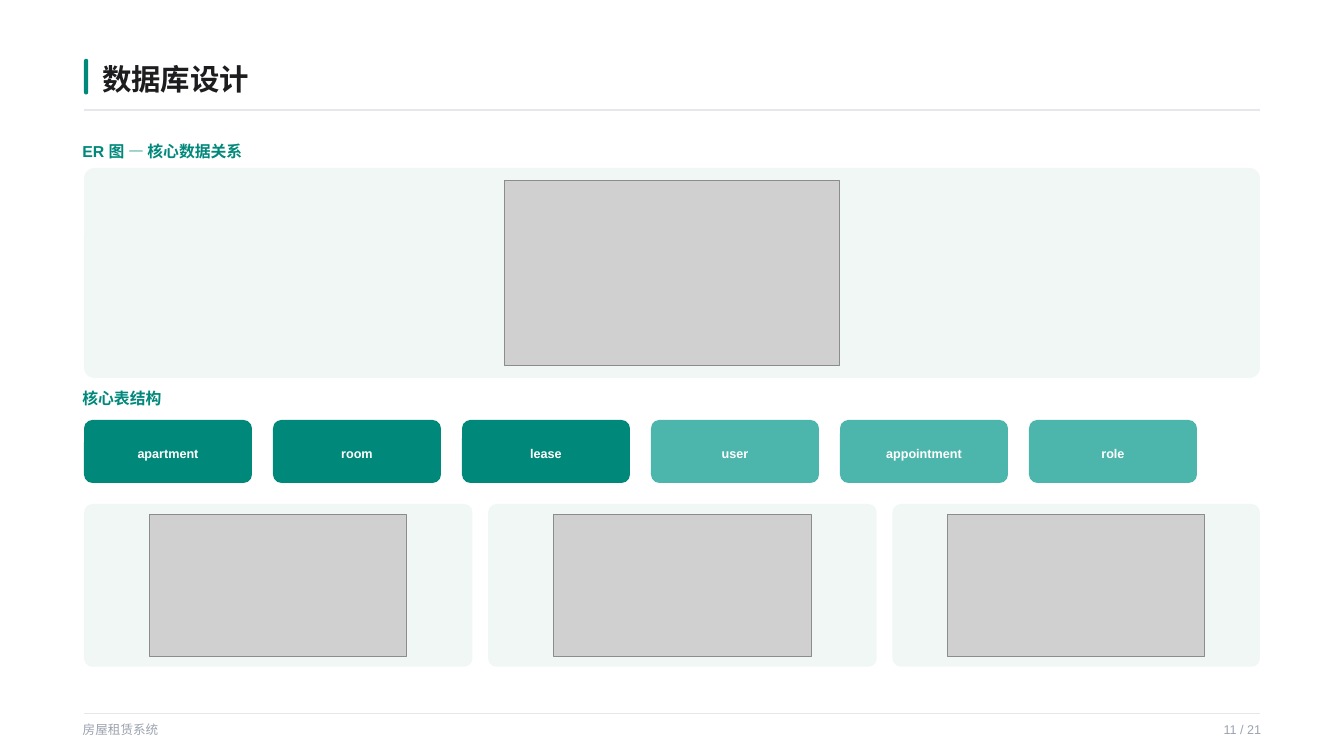
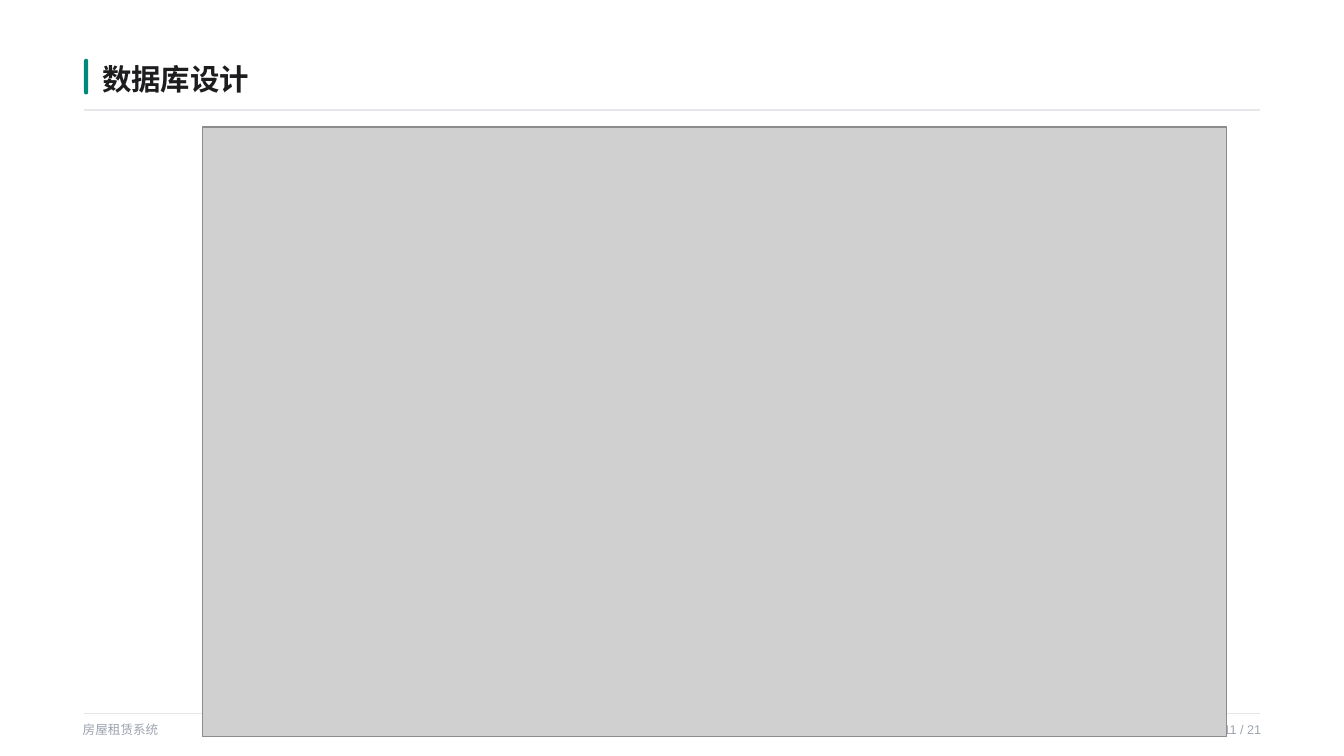
Before and after one commit to uio-123/lease, a slide deck: slide 11 of 房屋租赁系统答辩_20260610_164215.pptx. Drawn at 1344x756 pixels with LibreOffice and Linux fonts; fonts in the diff are those of the drawing; grey boxes stand for pictures. Boxes give left, top, right and bottom in pixels: in the first picture for what was removed or moved away, otherwise in the second. Text is boxed around its words. In the diff, an @@ line names an element or a change of style, - is before the commit and + after.

```diff
--- a/房屋租赁系统答辩_20260610_164215.pptx
+++ b/房屋租赁系统答辩_20260610_164215.pptx
@@ picture added at [203, 127, 1227, 737] @@
@@ group removed at [82, 141, 1260, 666]: 10 rounded rectangles, 8 texts, 4 pictures @@
-ER 图 — 核心数据关系
-核心表结构
-apartment
-room
-lease
-user
-appointment
-role
```
Also in this commit, not shown: 4 other slides changed, 2 other files.
